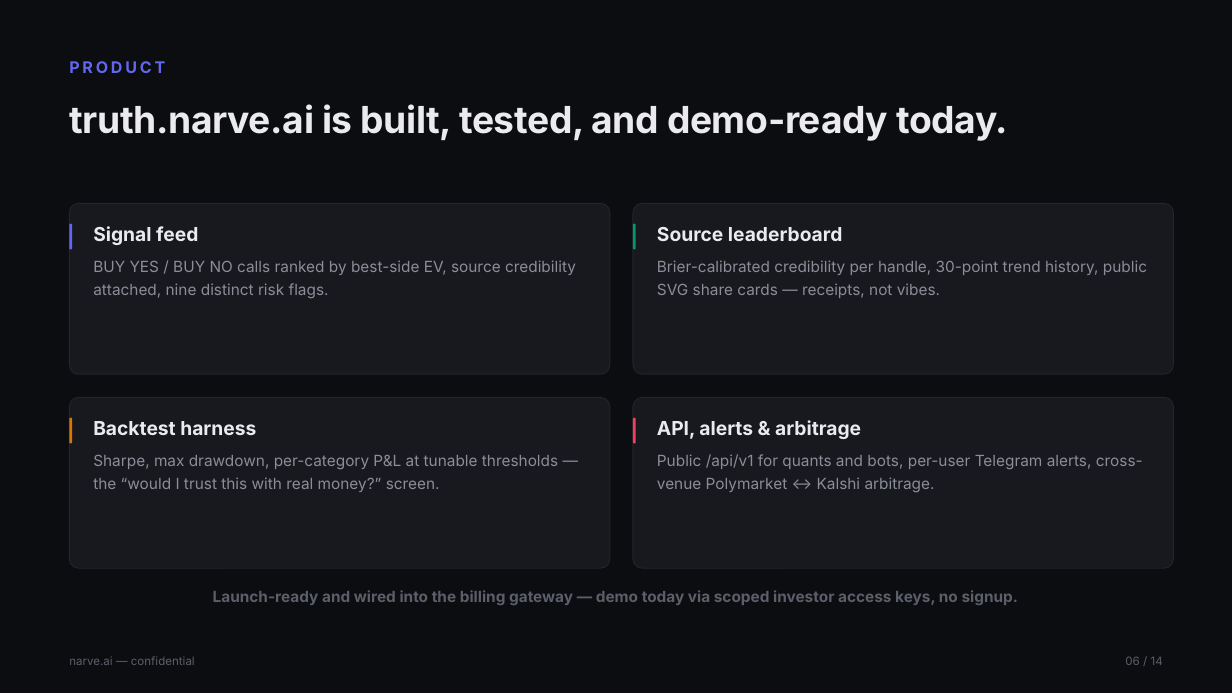
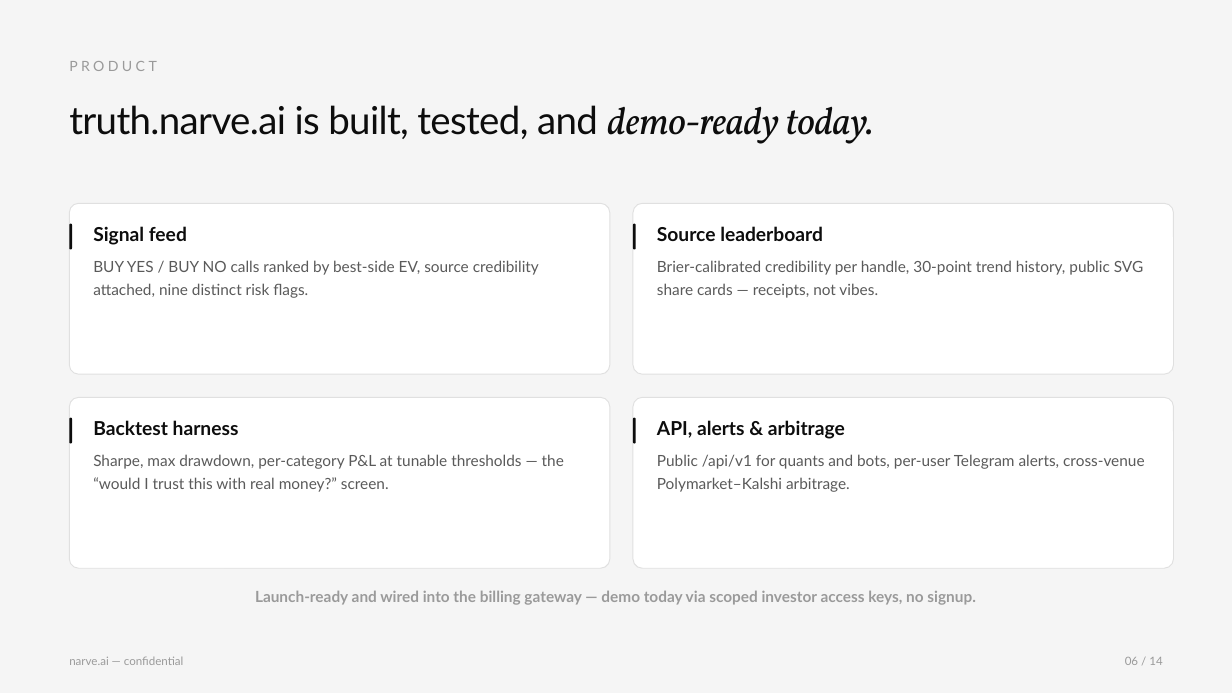
Before and after one commit to Jhabbig/Habbig, a slide deck: slide 6 of pitch-deck/narve-pitch-deck.pptx. Drawn at 1232x693 pixels with LibreOffice and Linux fonts; fonts in the diff are those of the drawing. Boxes give left, top, right and bottom in pixels: in the first picture for what was removed or moved away, otherwise in the second. Text is boxed around its words. In the diff, an @@ line names an element or a change of style, - is before the commit and + after.

```diff
--- a/pitch-deck/narve-pitch-deck.pptx
+++ b/pitch-deck/narve-pitch-deck.pptx
@@ rectangle at <box>0,0,1232,693</box>: fill #0C0D10 to #F5F5F5 @@
@@ text "PRODUCT" at <box>69,61,157,71</box>: size 12.5 to 11 pt, font Inter to Lato, text colour #6366F1 to #9A9A9A, letter spacing 2.2 to 2.6 pt, bold off @@
@@ text "truth.narve.ai is built, tested, and ..." at <box>69,105,873,144</box>: size 29 to 30 pt, text colour #EBEBEF to #0D0D0D, bold off; font Inter to Lato, letter spacing -0.3 to -0.5 pt in "truth.narve.ai is built, tested, and"; font Inter to Vollkorn, italic on in "demo-ready today." @@
@@ rounded rectangle at <box>69,224,72,250</box>: fill #6366F1 to #0D0D0D @@
@@ text "Signal feed" at <box>93,226,539,298</box>: font Inter to Lato; text colour #EBEBEF to #0D0D0D in "Signal feed"; text colour #8B8D98 to #5A5A5A in "BUY YES / BUY NO calls ranked ..." @@
@@ rounded rectangle at <box>633,224,636,250</box>: fill #059669 to #0D0D0D @@
@@ text "Source leaderboard" at <box>657,226,1143,298</box>: font Inter to Lato; text colour #EBEBEF to #0D0D0D in "Source leaderboard"; text colour #8B8D98 to #5A5A5A in "Brier-calibrated credibility per handle, 30-point trend hist ..." @@
@@ rounded rectangle at <box>69,418,72,444</box>: fill #D97706 to #0D0D0D @@
@@ text "Backtest harness" at <box>93,420,564,492</box>: font Inter to Lato; text colour #EBEBEF to #0D0D0D in "Backtest harness"; text colour #8B8D98 to #5A5A5A in "Sharpe, max drawdown, per-category P&L at tunable ..." @@
@@ fill #18191E to #FFFFFF; outline #24252C 0.75 pt to #E0E0E0 0.75 pt in 4 elements at <box>69,203,610,374</box>, <box>633,203,1174,374</box>, <box>69,397,610,568</box>, <box>633,397,1174,568</box> @@
@@ rounded rectangle at <box>633,418,636,444</box>: fill #F43F5E to #0D0D0D @@
@@ text at <box>657,420,845,439</box>: font Inter to Lato, text colour #EBEBEF to #0D0D0D in "API, alerts & arbitrage" @@
@@ text at <box>657,454,1144,492</box>: text changed; font Inter to Lato; text colour #8B8D98 to #5A5A5A @@
-Public /api/v1 for quants and bots, per-user Telegram alerts, cross-venue Polymarket ↔ Kalshi arbitrage.
+Public /api/v1 for quants and bots, per-user Telegram alerts, cross-venue Polymarket–Kalshi arbitrage.
@@ font Inter to Lato, text colour #5C5E6A to #9A9A9A in 3 elements at <box>69,656,183,665</box>, <box>1125,657,1162,665</box>, <box>255,591,976,605</box> @@
```
Also in this commit, not shown: 13 other slides changed, 1 other file.
